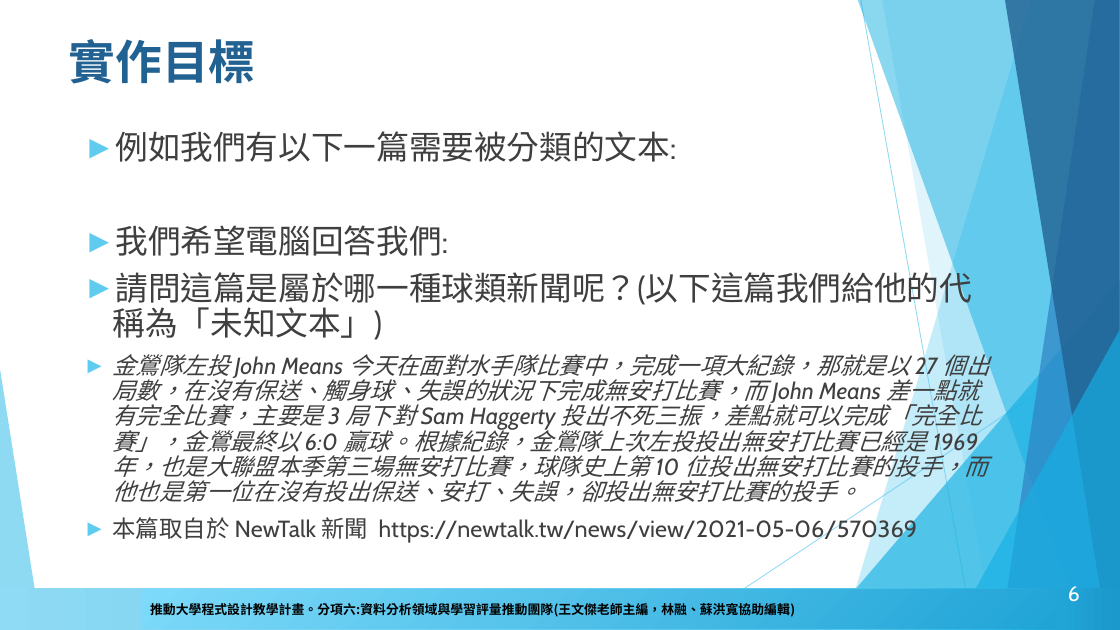
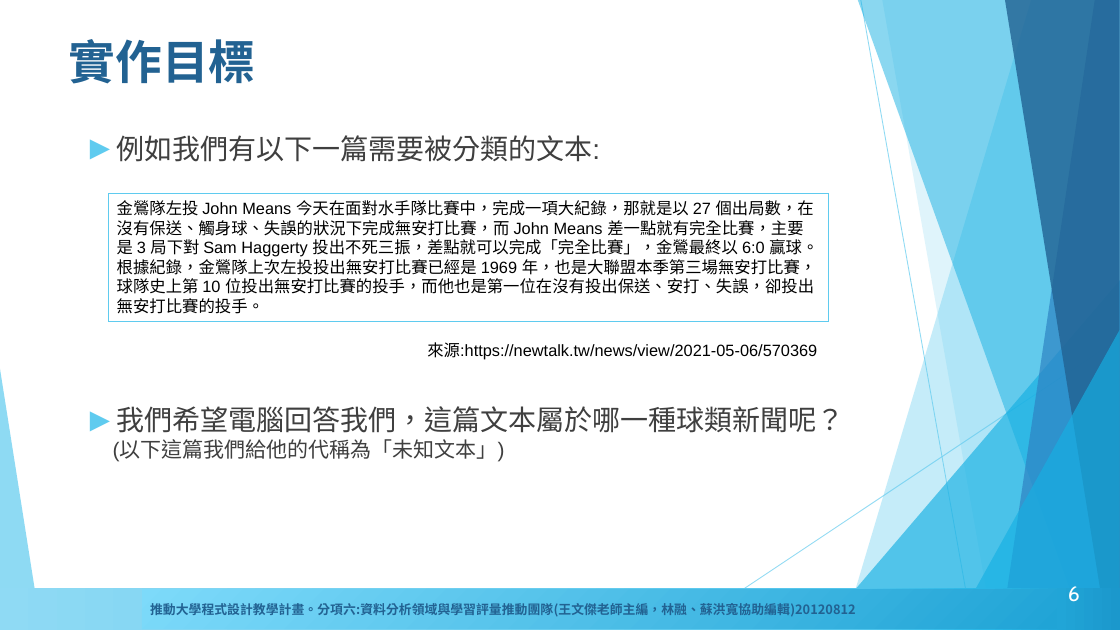
Before and after one commit to howardsukuan/textual-data-analysis-python, a slide deck: slide 6 of week04/文本分析與程式設計week4.pptx. Drawn at 1120x630 pixels with LibreOffice and Linux fonts; fonts in the diff are those of the drawing; background and template pictures are left out. Boxes give left, top, right and bottom in pixels: in the first picture for what was removed or moved away, otherwise in the second. Text is boxed around its words. In the diff, an @@ line names an element or a change of style, - is before the commit and + after.

```diff
--- a/week04/文本分析與程式設計week4.pptx
+++ b/week04/文本分析與程式設計week4.pptx
@@ text at (117,135,601,162): size 28 to 24 pt, font Cabin to Arial in "例如我們有以下一篇需要被分類的文本:"; line spacing 0.9 to 1 @@
@@ rectangle added at (108,194,828,321), outline #5FCBEF 0.75 pt, 14 pt, text #000000 @@
+  金鶯隊左投 John Means 今天在面對水手隊比賽中，完成一項大紀錄，那就是以 27 個出局數，在沒有保送、觸身球、失誤的狀況下完成無安打比賽，而 John Means 差一點就有完全比賽，主要是 3 局下對 Sam Haggerty 投出不死三振，差點就可以完成「完全比賽」，金鶯最終以 6:0 贏球。根據紀錄，金鶯隊上次左投投出無安打比賽已經是 1969 年，也是大聯盟本季第三場無安打比賽，球隊史上第 10 位投出無安打比賽的投手，而他也是第一位在沒有投出保送、安打、失誤，卻投出無安打比賽的投手。
@@ text added at (427,342,817,360), 14 pt, text #000000 @@
+來源:https://newtalk.tw/news/view/2021-05-06/570369
@@ text at (113,406,845,461): text changed; size 20 to 24 pt; font Cabin to Arial; italic off @@
-► 我們希望電腦回答我們:
-► 請問這篇是屬於哪一種球類新聞呢？(以下這篇我們給他的代稱為「未知文本」)
-► 金鶯隊左投 John Means 今天在面對水手隊比賽中，完成一項大紀錄，那就是以 27 個出局數，在沒有保送、觸身球、失誤的狀況下完成無安打比賽，而 John Means 差一點就有完全比賽，主要是 3 局下對 Sam Haggerty 投出不死三振，差點就可以完成「完全比賽」，金鶯最終以 6:0 贏球。根據紀錄，金鶯隊上次左投投出無安打比賽已經是 1969 年，也是大聯盟本季第三場無安打比賽，球隊史上第 10 位投出無安打比賽的投手，而他也是第一位在沒有投出保送、安打、失誤，卻投出無安打比賽的投手。
-► 本篇取自於 NewTalk 新聞 https://newtalk.tw/news/view/2021-05-06/570369
+► 我們希望電腦回答我們，這篇文本屬於哪一種球類新聞呢？
+  (以下這篇我們給他的代稱為「未知文本」)
@@ text added at (144,598,1032,618), 12 pt, text #226292, bold @@
+推動大學程式設計教學計畫。分項六：資料分析領域與學習評量推動團隊（卓騰語言科技王文傑創辦人主編，林融、蘇洪寬協助編輯）20120812
@@ text in rectangle at (150,600,856,618): text changed; text colour #000000 to #226292 @@
-推動大學程式設計教學計畫。分項六:資料分析領域與學習評量推動團隊(王文傑老師主編，林融、蘇洪寬協助編輯)
+推動大學程式設計教學計畫。分項六:資料分析領域與學習評量推動團隊(王文傑老師主編，林融、蘇洪寬協助編輯)20120812
```
Also in this commit, not shown: 54 other slides changed, 8 slides removed, 3 other files.
